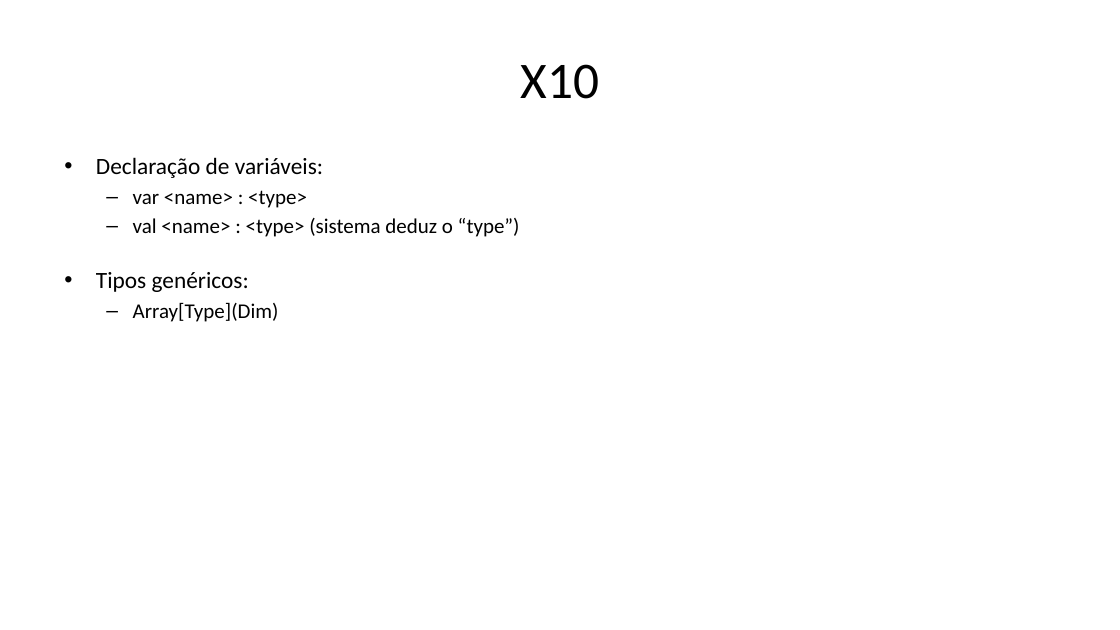
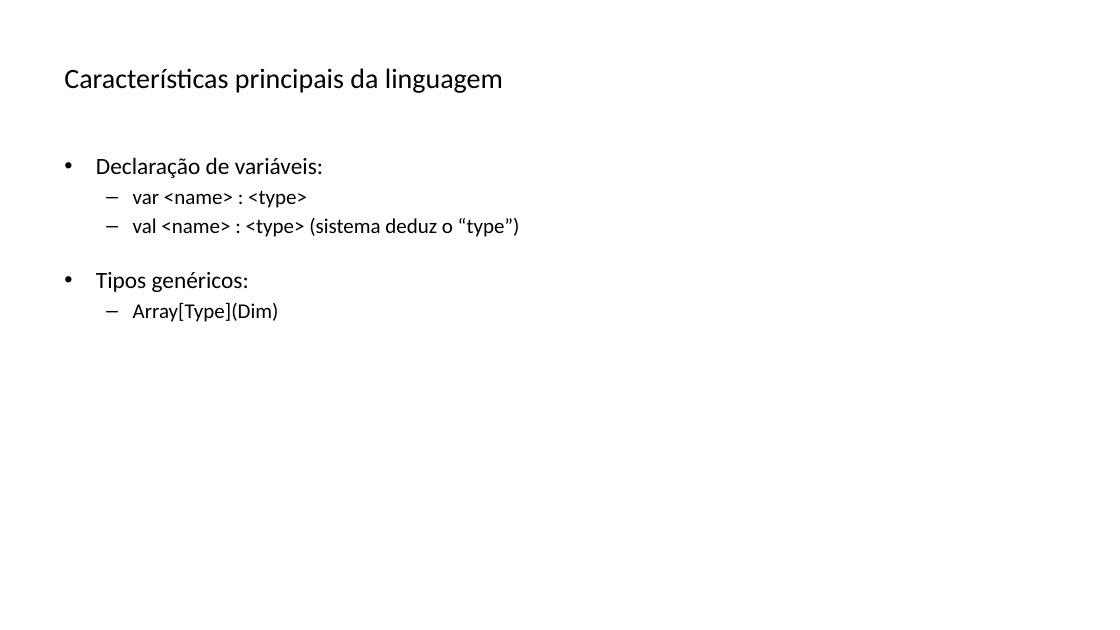
Before and after one commit to lquatrin/inf2591, a slide deck: slide 9 of x10.pptx (slide 8 before the commit). Drawn at 1120x630 pixels with LibreOffice and Linux fonts; fonts in the diff are those of the drawing. Boxes give left, top, right and bottom in pixels: in the first picture for what was removed or moved away, otherwise in the second. Text is boxed around its words. In the diff, an @@ line names an element or a change of style, - is before the commit and + after.

```diff
--- a/x10.pptx
+++ b/x10.pptx
@@ title at bbox=[64, 68, 503, 93]: text changed; size 44 to 24 pt @@
-X10
+  Características principais da linguagem
```
Also in this commit, not shown: 21 other slides changed, 2 slides added, 1 slide removed, 5 other files.
